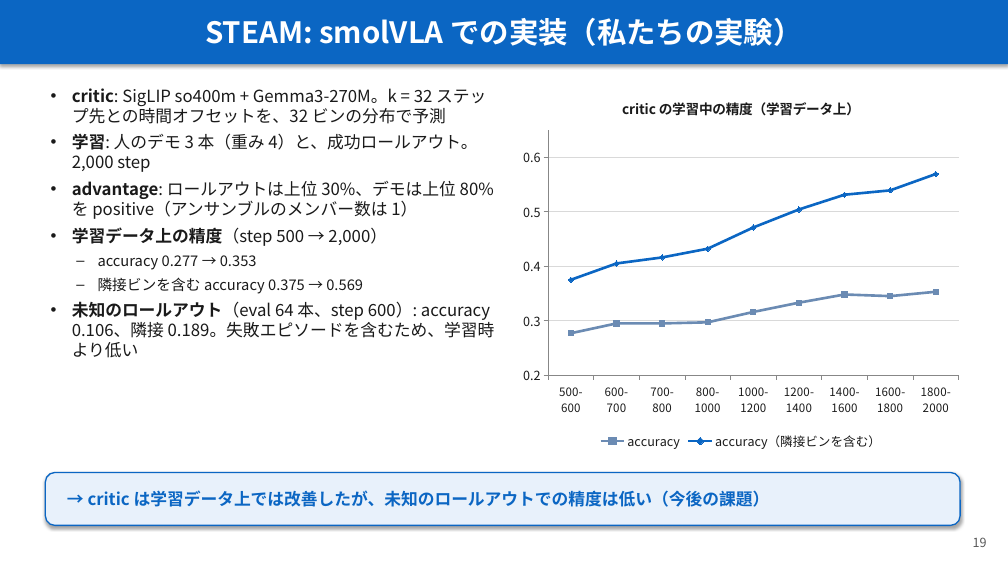
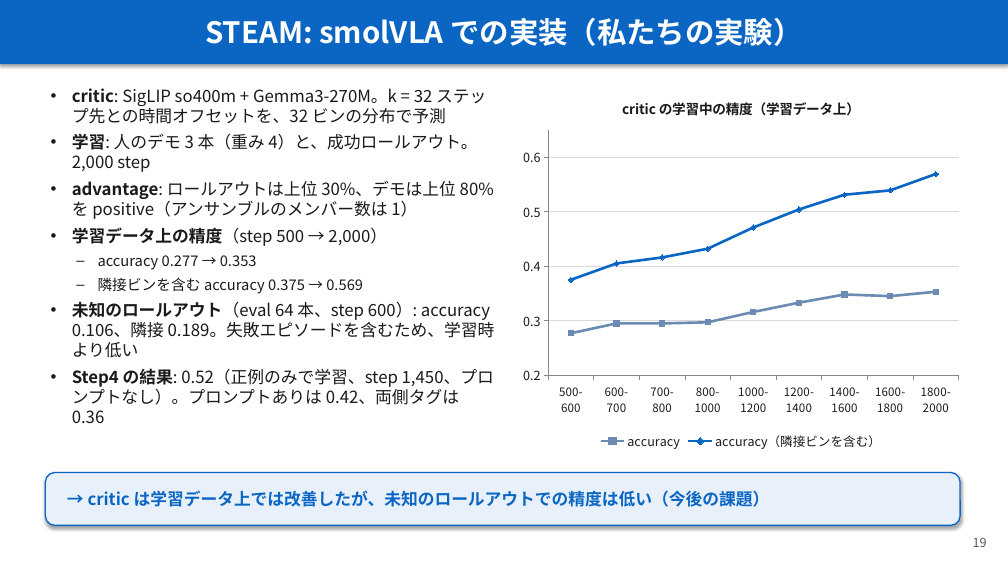
Before and after one commit to Junhand/libero_RL, a slide deck: slide 19 of docs/RECAP_STEAM_RLToken.pptx. Drawn at 1008x567 pixels with LibreOffice and Linux fonts; fonts in the diff are those of the drawing. Boxes give left, top, right and bottom in pixels: in the first picture for what was removed or moved away, otherwise in the second. Text is boxed around its words. In the diff, an @@ line names an element or a change of style, - is before the commit and + after.

```diff
--- a/docs/RECAP_STEAM_RLToken.pptx
+++ b/docs/RECAP_STEAM_RLToken.pptx
@@ text at <box>72,368,494,423</box>: paragraph added @@
+• Step4 の結果: 0.52（正例のみで学習、step 1,450、プロンプトなし）。プロンプトありは 0.42、両側タグは 0.36
```
Also in this commit, not shown: 4 other slides changed, 1 other file.
